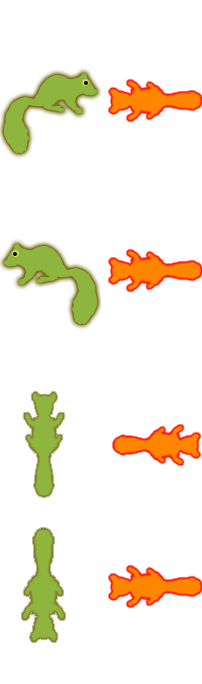
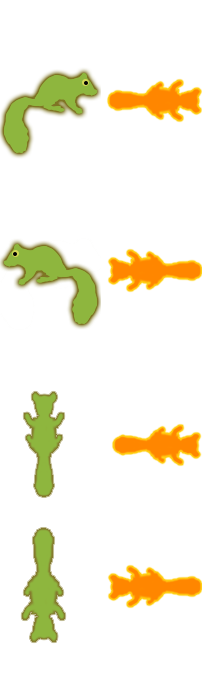
Layers edited between the first and the second 202x684 image:
painted on "Layer 2 copy 6" over (108, 80, 202, 121)
